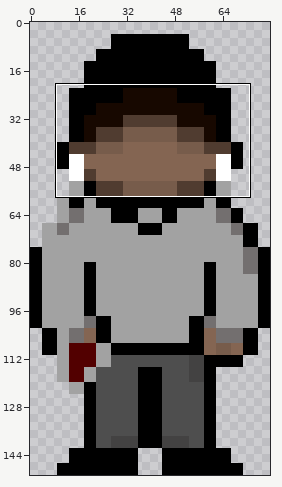
Two states of a sprite sheet, assets/sprites/playerIdle/playerIdleUp2.png. Above, an overview of the earlier version with the close-up marked.
Close-up. As it was:
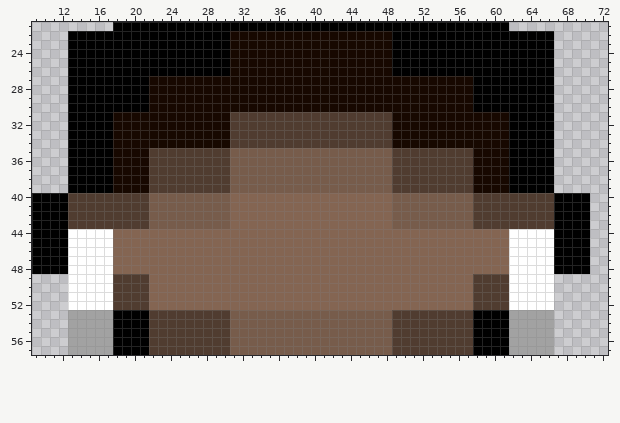
The file is 80x151 pixels. Colours within 5 levels of each other are drawn and written as one. Shown: x 9..72, y 21..57.
New version:
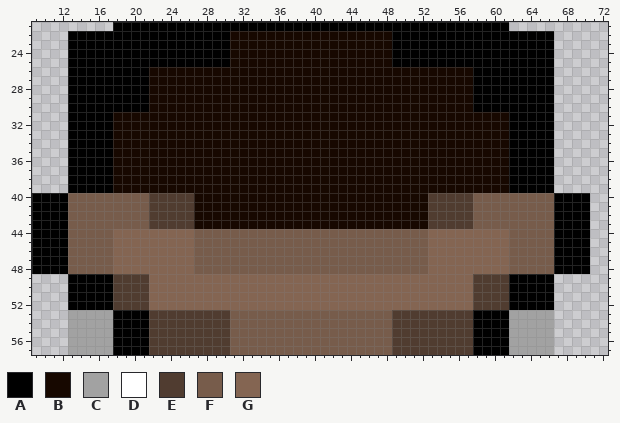
Palette (. is transparent): A #000000  B #170800  C #a2a2a2  D #ffffff  E #503c30  F #775c4b  G #846552
The author wrote: fixed up idles (and mario)
The exact change:
Colour D becomes colour A in rows 49 to 52 at x 13 to 17 and 62 to 66.
Colour A becomes colour B in row 26 at x 22 to 30 and 49 to 57.
Colour E becomes colour B in rows 31 to 34 at x 31 to 48; in rows 35 to 39 at x 22 to 30 and 49 to 57.
Colour F becomes colour B in rows 35 to 39 at x 31 to 48; in rows 40 to 43 at x 27 to 30 and 49 to 52.
Colour G becomes colour B in rows 40 to 43 at x 31 to 48.
Colour F becomes colour E in rows 40 to 43 at x 22 to 26 and 53 to 57.
Colour D becomes colour F in rows 44 to 48 at x 13 to 17 and 62 to 66.
Colour E becomes colour F in rows 40 to 43 at x 13 to 21 and 58 to 66.
Colour G becomes colour F in rows 44 to 48 at x 27 to 52.
